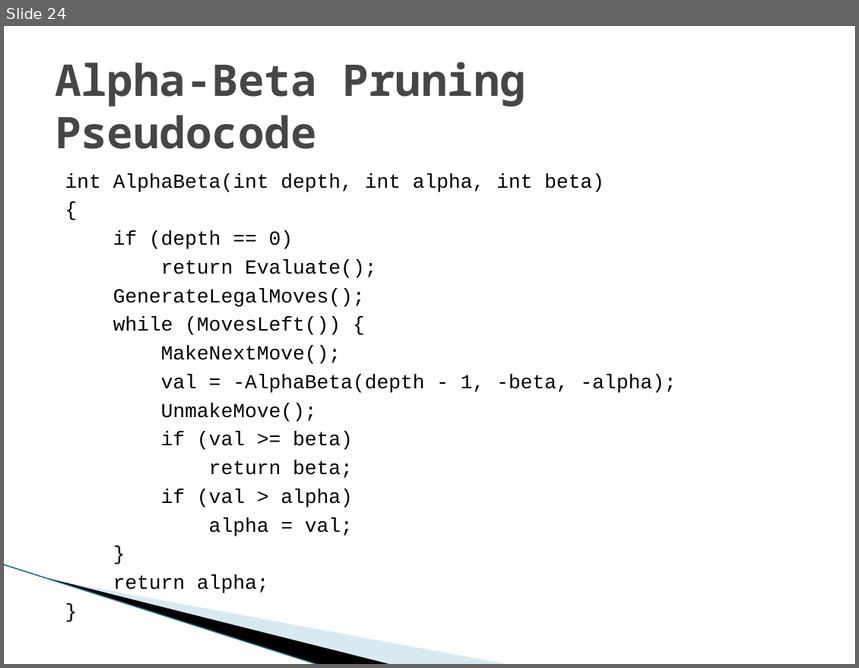
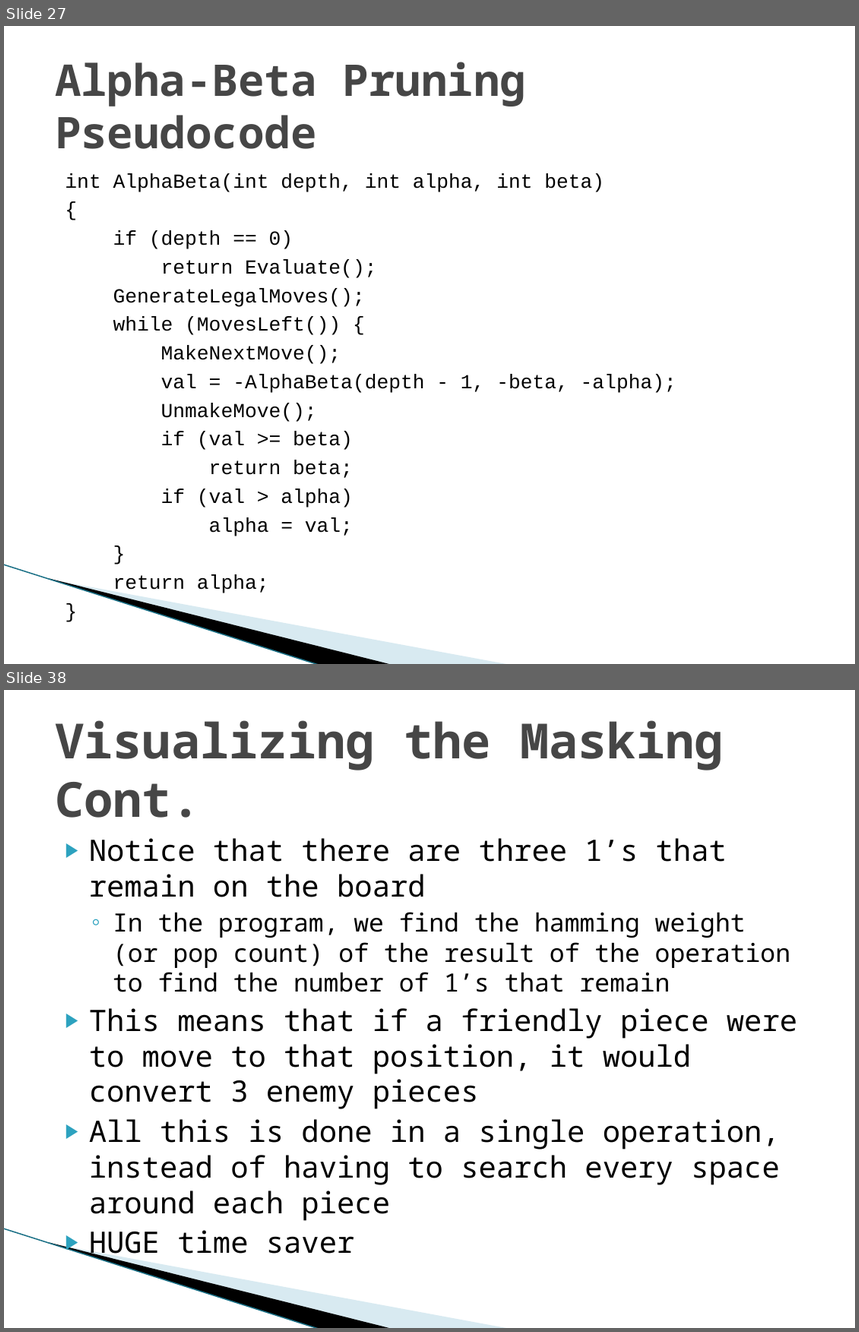
Before and after one commit to TadCordle/Senior-Project, a slide deck: Game Theory and Artificial Intelligence Design.pptx. Shown one above the other, each under a label of ours: slide 24 before the commit, slides 27 and 38 after it; the slides between them are not shown. The pictures are 859x668 and 859x1332 pixels, drawn with LibreOffice and Linux fonts; fonts in the diff are those of the drawing; background and template pictures are left out. Boxes give left, top, right and bottom in pixels: in the first picture for what was removed or moved away, otherwise in the second. Text is boxed around its words. In the diff, an @@ line names an element or a change of style, - is before the commit and + after.

```diff
--- a/Game Theory and Artificial Intelligence Design.pptx
+++ b/Game Theory and Artificial Intelligence Design.pptx
@@ slide 38 added at (4, 690, 855, 1328), background #FFFFFF; not listed: 3 template elements that a slide beside it also shows @@
@@ title added at (55, 720, 724, 818), 41 pt, text #464646, bold @@
+Visualizing the Masking Cont.
@@ text added at (89, 838, 797, 1262), 25 pt, text #000000 @@
+▶ Notice that there are three 1’s that remain on the board
+  ◦ In the program, we find the hamming weight (or pop count) of the result of the operation to find the number of 1’s that remain
+▶ This means that if a friendly piece were to move to that position, it would convert 3 enemy pieces
+▶ All this is done in a single operation, instead of having to search every space around each piece
+▶ HUGE time saver
@@ what was slide 24 is now slide 27 @@
```
Also in this commit, not shown: 6 slides changed, 16 other slides added.
